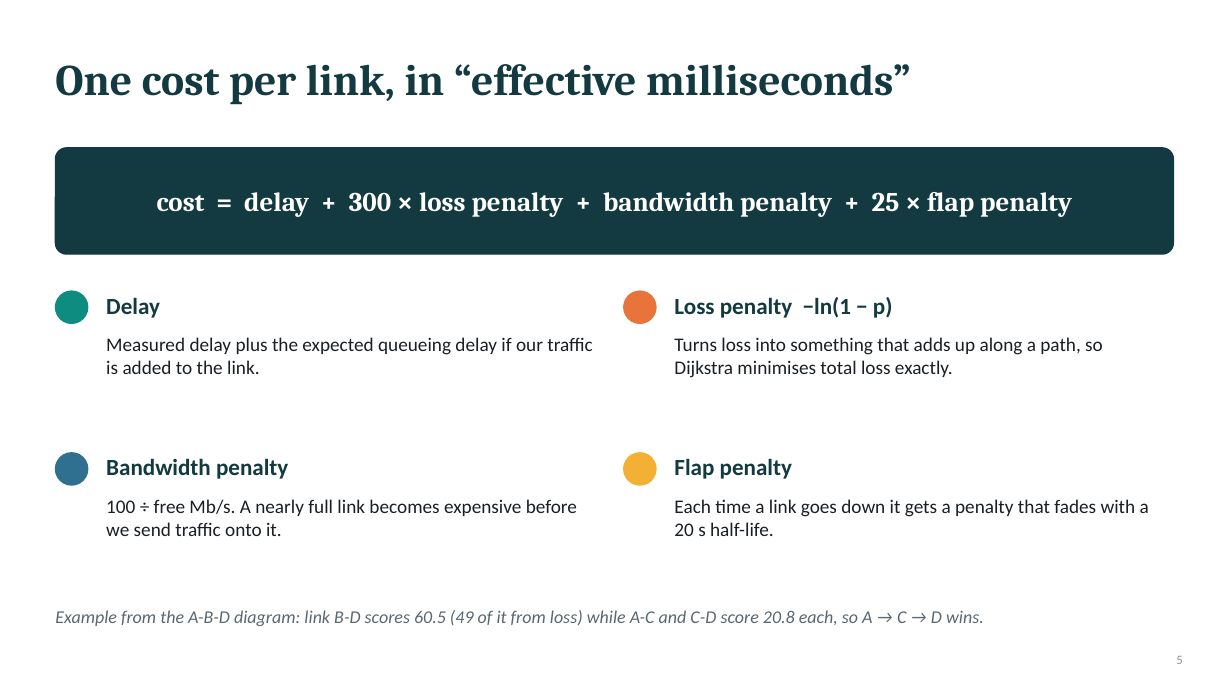
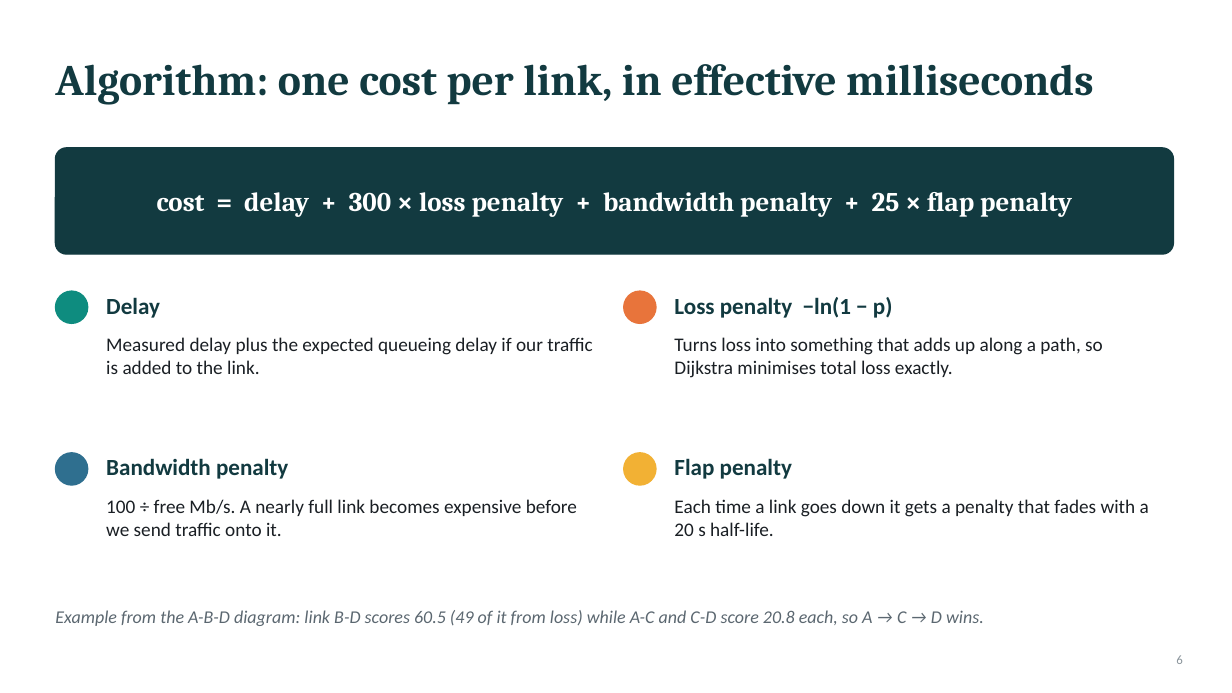
Before and after one commit to nehadamani0909/F2_Team18, a slide deck: slide 6 of submission/F2_Team18_PPT.pptx (slide 5 before the commit). Drawn at 1232x693 pixels with LibreOffice and Linux fonts; fonts in the diff are those of the drawing. Boxes give left, top, right and bottom in pixels: in the first picture for what was removed or moved away, otherwise in the second. Text is boxed around its words. In the diff, an @@ line names an element or a change of style, - is before the commit and + after.

```diff
--- a/submission/F2_Team18_PPT.pptx
+++ b/submission/F2_Team18_PPT.pptx
@@ title at [55,64,1093,105]: text changed @@
-One cost per link, in “effective milliseconds”
+Algorithm: one cost per link, in effective milliseconds
@@ page number at [1176,655,1182,664]: text changed @@
-5
+6
```
Also in this commit, not shown: 11 other slides changed, 4 slides added, 2 other files.
